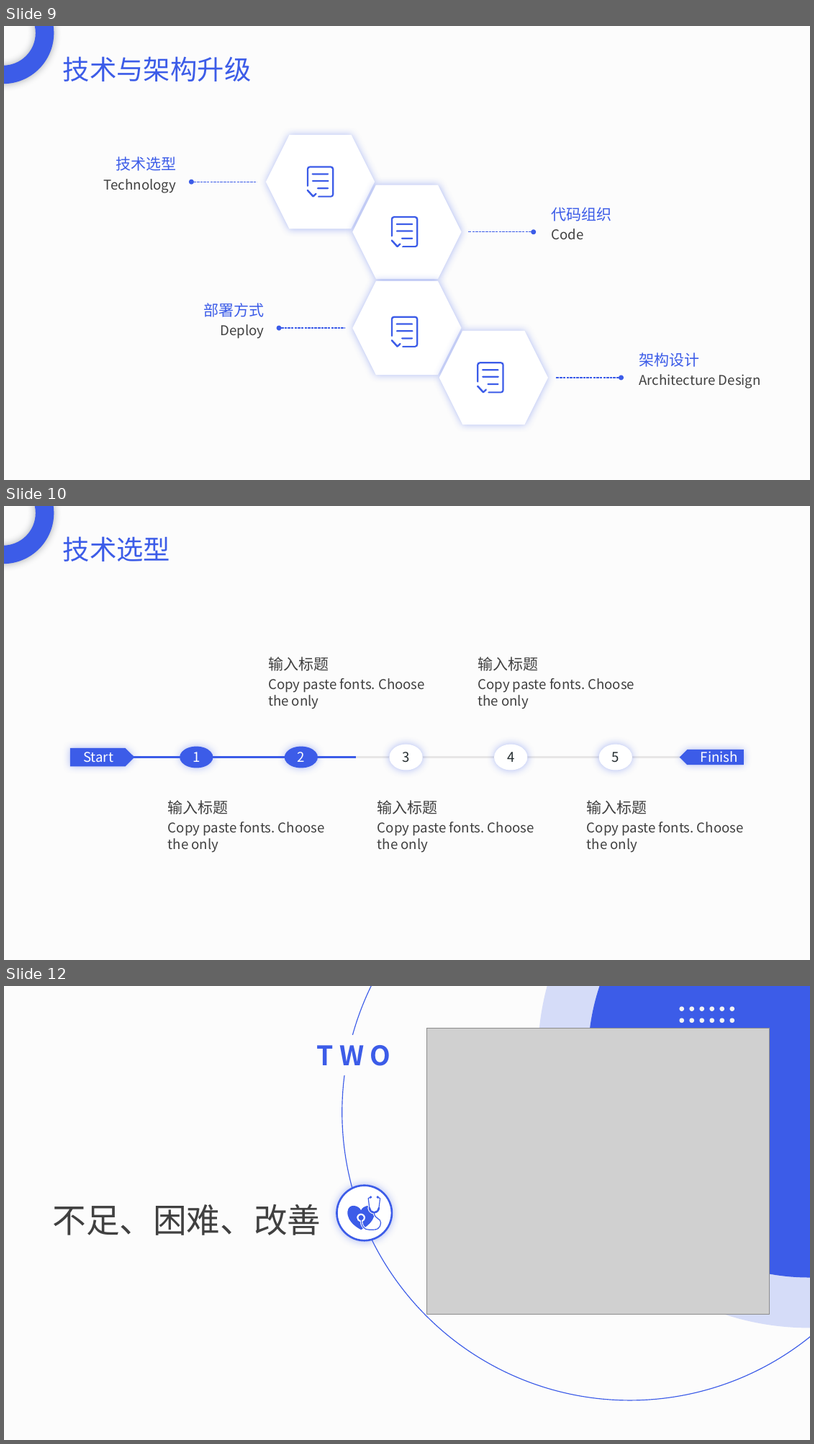
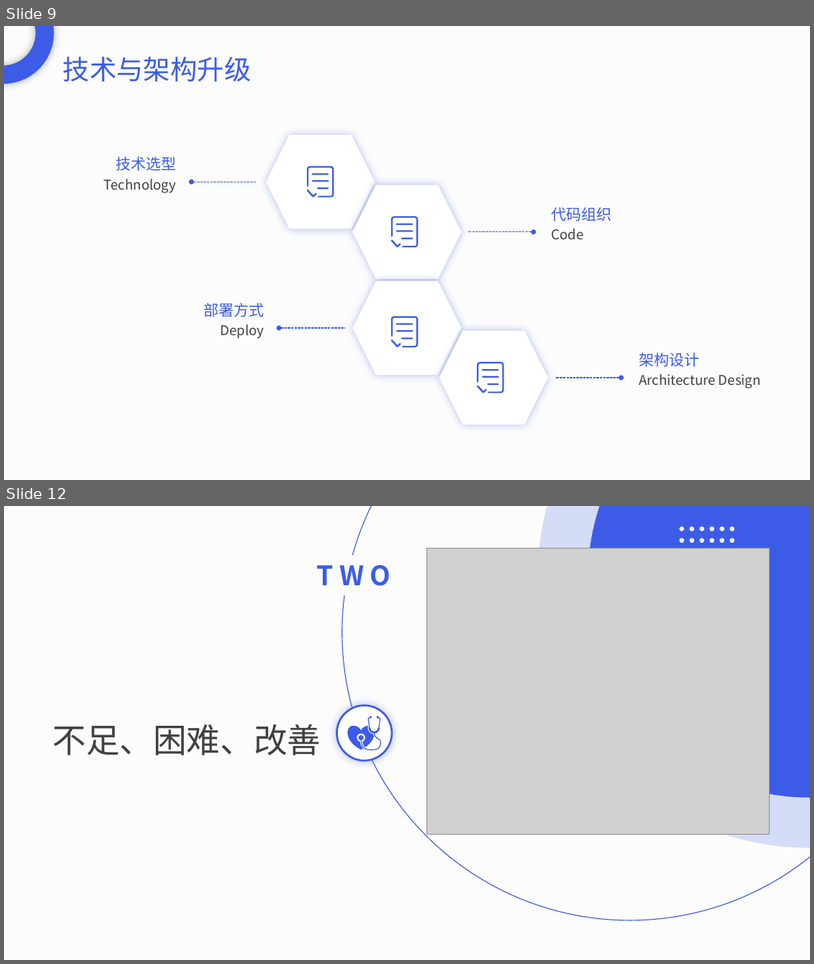
Before and after one commit to DreamPWJ/spring-boot-bug, a slide deck: 潘维吉2021工作总结.pptx. Shown one above the other, each under a label of ours: slides 9, 10 and 12 before the commit, slides 9 and 12 after it; the slides between them are not shown. The pictures are 814x1444 and 814x964 pixels, drawn with LibreOffice and Linux fonts; fonts in the diff are those of the drawing; grey boxes stand for pictures. Boxes give left, top, right and bottom in pixels: in the first picture for what was removed or moved away, otherwise in the second. Text is boxed around its words. In the diff, an @@ line names an element or a change of style, - is before the commit and + after.

Commit message:
chore: 技术梦想

```diff
--- a/潘维吉2021工作总结.pptx
+++ b/潘维吉2021工作总结.pptx
@@ slide 10 removed at [4, 506, 810, 960], background #F2F2F2 at 20% opacity @@
@@ freeform shape removed at [4, 506, 54, 564] @@
@@ text removed at [63, 536, 170, 561] @@
-技术选型
@@ group removed at [268, 656, 425, 767]: 3 texts, 1 ellipse @@
-2
-输入标题
-Copy paste fonts. Choose the only
@@ group removed at [478, 656, 635, 770]: 3 texts, 1 ellipse @@
-4
-输入标题
-Copy paste fonts. Choose the only
@@ pentagon arrow removed at [70, 748, 134, 766] @@
@@ line removed from (72, 757) to (356, 757) @@
@@ text removed at [83, 752, 113, 762] @@
-Start
@@ line removed from (356, 757) to (744, 757) @@
@@ pentagon arrow removed at [680, 749, 744, 764] @@
@@ text removed at [701, 748, 738, 766] @@
-Finish
@@ group removed at [168, 746, 325, 852]: 3 texts, 1 ellipse @@
-1
-输入标题
-Copy paste fonts. Choose the only
@@ group removed at [378, 744, 535, 852]: 3 texts, 1 ellipse @@
-3
-输入标题
-Copy paste fonts. Choose the only
@@ group removed at [587, 744, 744, 852]: 3 texts, 1 ellipse @@
-5
-输入标题
-Copy paste fonts. Choose the only
```
Also in this commit, not shown: 1 slide changed, 4 slides added, 9 other slides removed.
